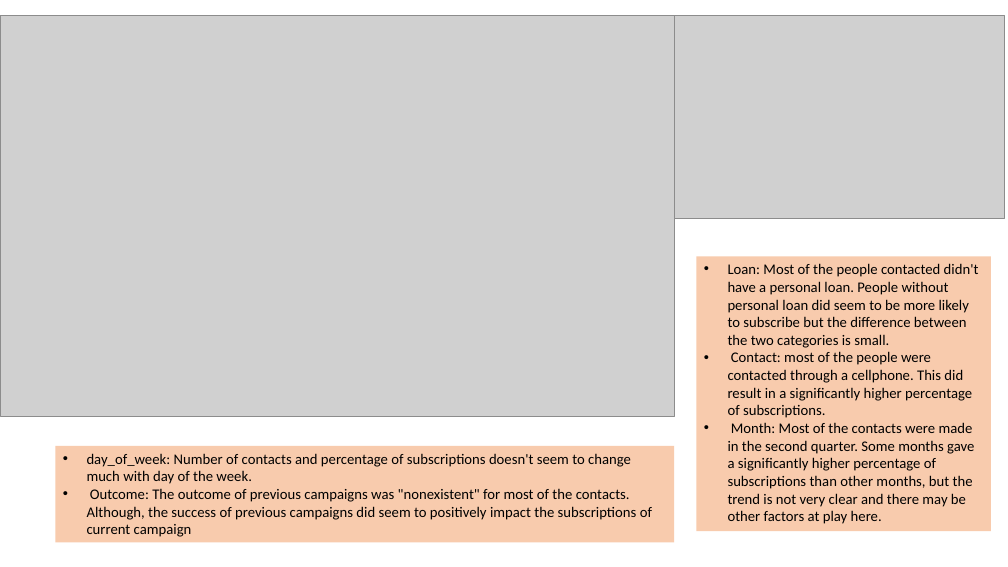
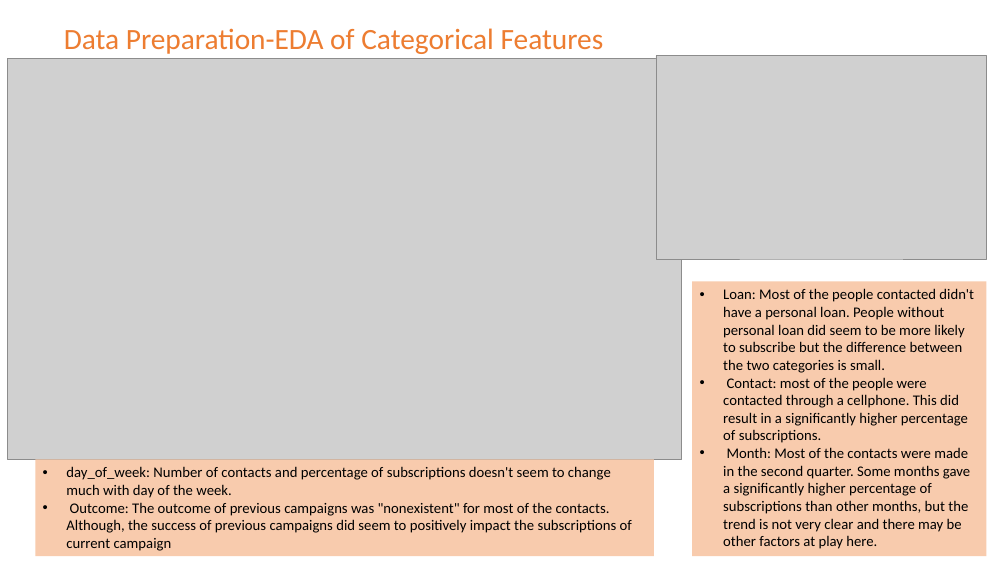
Before and after one commit to singhanuj695/Data-glacier-Group-Project, a slide deck: slide 19 of Week-11/CampaignCatalysts_EDA.pptx. Drawn at 1008x567 pixels with LibreOffice and Linux fonts; fonts in the diff are those of the drawing; grey boxes stand for pictures. Boxes give left, top, right and bottom in pixels: in the first picture for what was removed or moved away, otherwise in the second. Text is boxed around its words. In the diff, an @@ line names an element or a change of style, - is before the commit and + after.

```diff
--- a/Week-11/CampaignCatalysts_EDA.pptx
+++ b/Week-11/CampaignCatalysts_EDA.pptx
@@ text added at [64,28,604,54], 28 pt, text #ED7D31 @@
+Data Preparation-EDA of Categorical Features
@@ picture: place and size @@
-picture at [0,15,675,416]
+picture at [8,58,682,459]
@@ picture: place and size @@
-picture at [675,15,1005,219]
+picture at [656,56,987,259]
@@ rectangle "Loan: Most of the people ...": place and size @@
-rectangle "Loan: Most of the people ..." at [696,256,991,532]
+rectangle "Loan: Most of the people ..." at [693,281,987,557]
@@ rectangle "day_of_week: Number of contacts and ...": place and size @@
-rectangle "day_of_week: Number of contacts and ..." at [55,446,674,543]
+rectangle "day_of_week: Number of contacts and ..." at [36,460,654,557]
```
Also in this commit, not shown: 6 other slides changed, 2 slides added.
